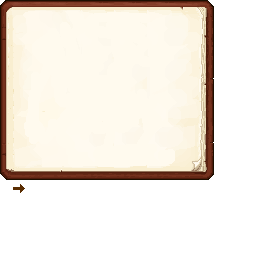
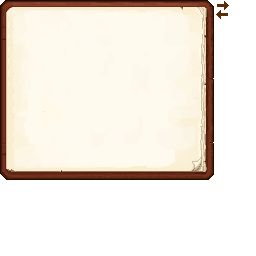
Two versions of the same layered image (256px x 256px). Layer-by-layer changes:
added layer "Button" above "Background" over [216, 1, 229, 19]
painted on "Background" over [13, 184, 25, 193]
